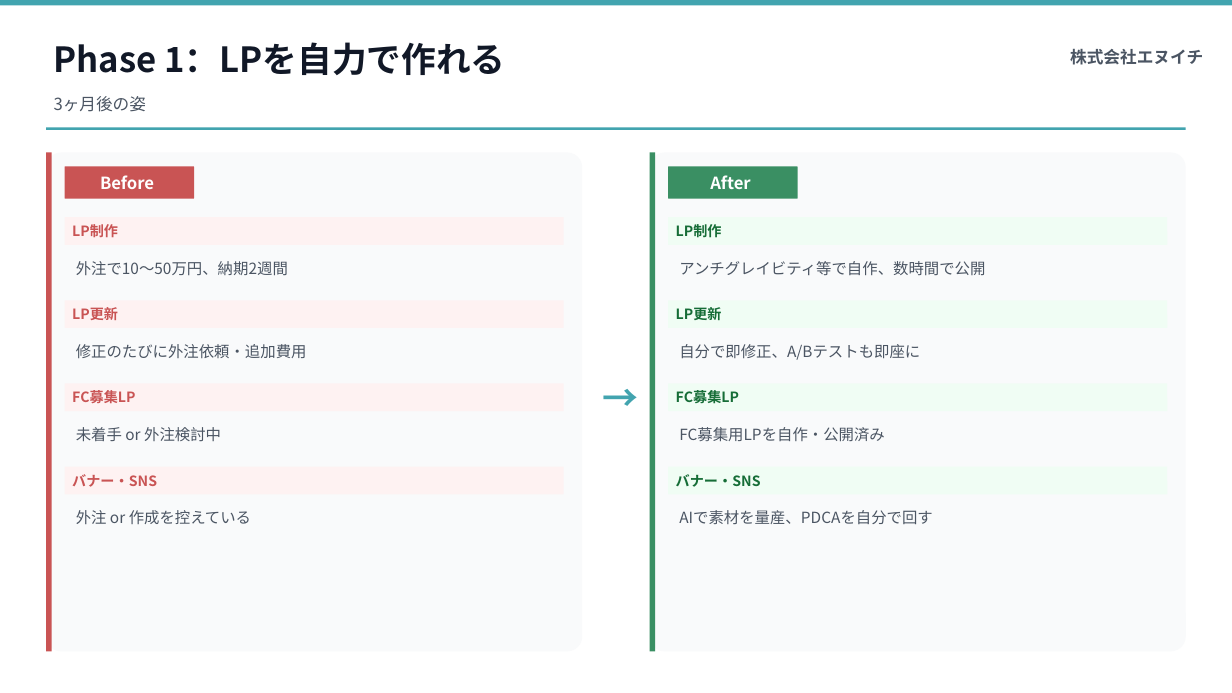
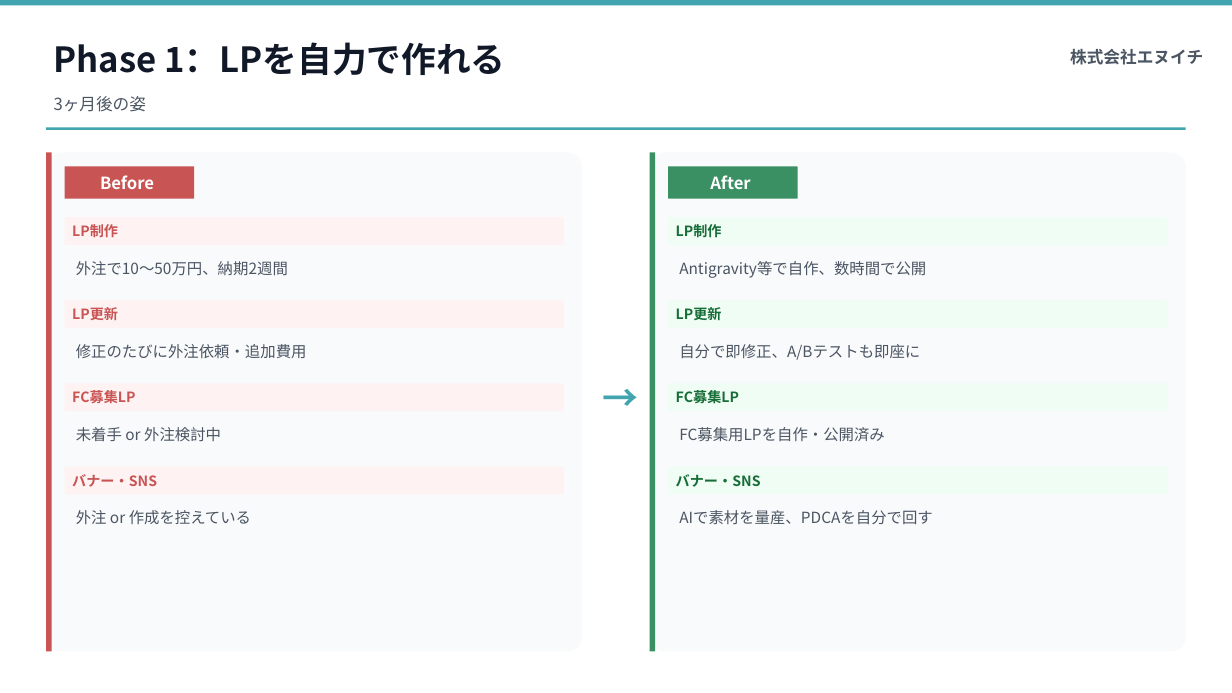
Before and after one commit to Ryunosuke-Okawa/Ryunosuke-n1, a slide deck: slide 14 of output/proposal_TSUBOMIYA_20260415.pptx. Drawn at 1232x693 pixels with LibreOffice and Linux fonts; fonts in the diff are those of the drawing. Boxes give left, top, right and bottom in pixels: in the first picture for what was removed or moved away, otherwise in the second. Text is boxed around its words. In the diff, an @@ line names an element or a change of style, - is before the commit and + after.

```diff
--- a/output/proposal_TSUBOMIYA_20260415.pptx
+++ b/output/proposal_TSUBOMIYA_20260415.pptx
@@ text at <box>679,261,926,278</box>: text changed @@
-アンチグレイビティ等で自作、数時間で公開
+Antigravity等で自作、数時間で公開
```
Also in this commit, not shown: 4 other slides changed, 1 other file.
